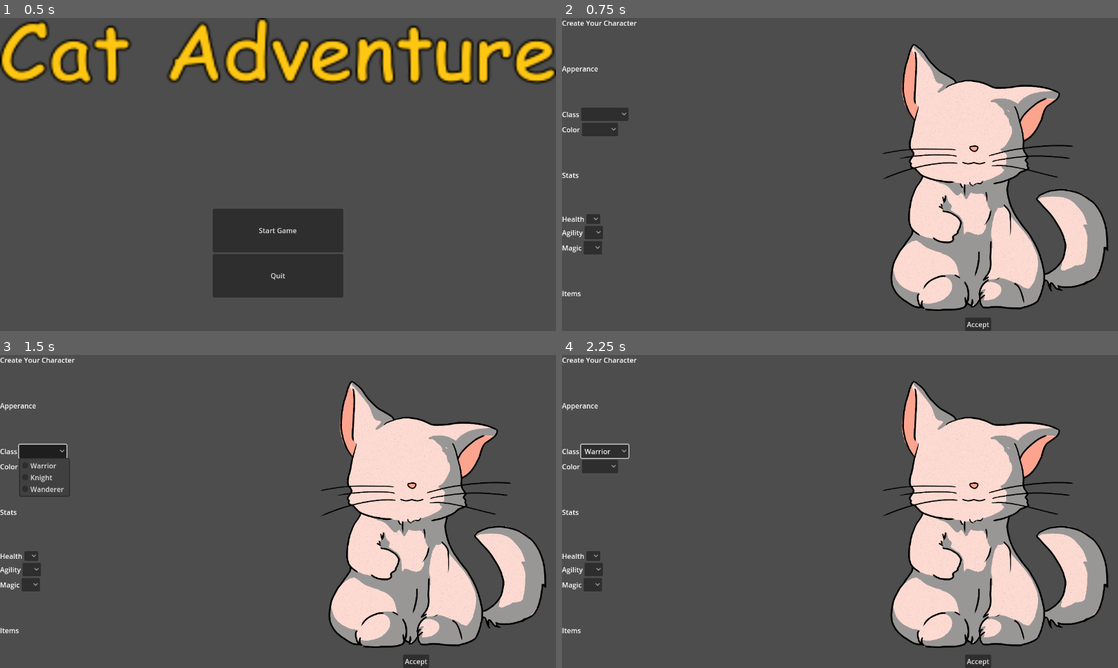
Above: before the commit, frames 1-4 (two rows, left to right).
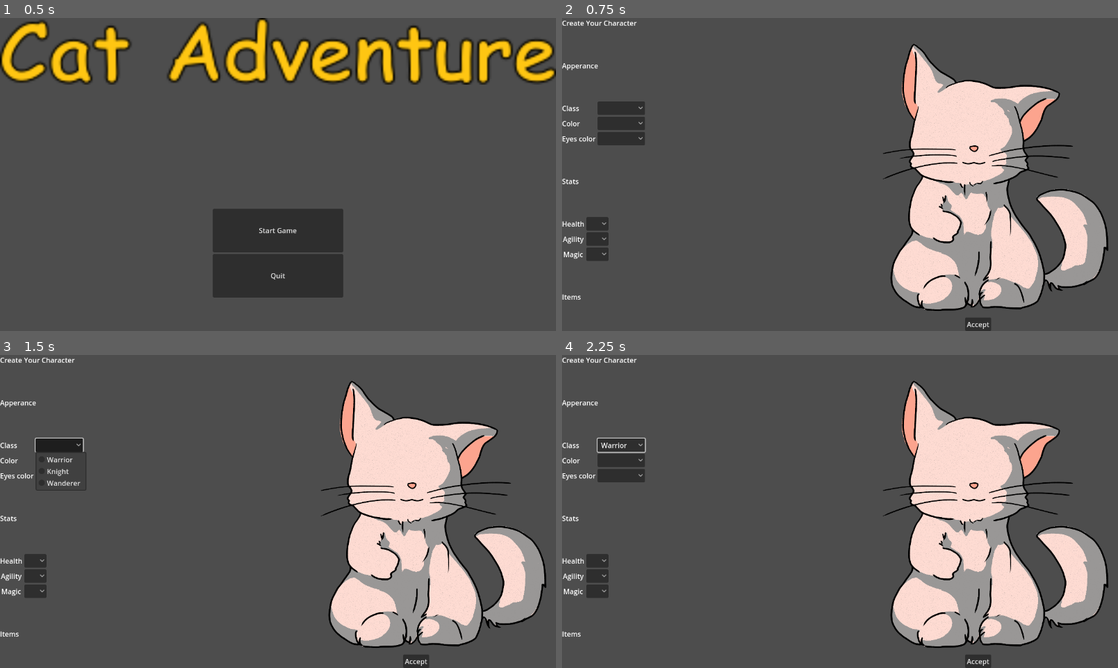
Above: after the commit, the same moments.

Repository: CommonParrot/MiniJam-Cat-Selection-Adventure
Game: Godot game, scene res://Screens/title_screen.tscn
Same seed, same stepped clock (60 frames per second), same inputs: the game is played once before the commit and once after it.
Inputs (mouse positions are in pixels of both pictures, inside the frame that each line leads up to):
- Up to frame 1 (0.5 s): no input
- Up to frame 2 (0.75 s): click "Start Game" at 0.5 s
- Up to frame 3 (1.5 s): click (44, 452) at 1.27 s
- Up to frame 4 (2.25 s): click (623, 461) at 2.02 s

Frame 1 is identical in both runs. In frame 2, 2.0% of the frame differs, in the area x 0-15%, y 14-90%; in frame 3, 1.8%; in frame 4, 2.1%, in the area x 0-16%, y 14-90%.

Commit message:
new items in menu

Diff:
--- a/Screens/character_selection_screen.tscn
+++ b/Screens/character_selection_screen.tscn
@@ -36,16 +36,16 @@
 text = "Apperance
 "
 
-[node name="Class" type="HBoxContainer" parent="VBoxContainer/HBoxContainer/left"]
-layout_mode = 2
-
-[node name="label_Class" type="Label" parent="VBoxContainer/HBoxContainer/left/Class"]
+[node name="Apperance_table" type="GridContainer" parent="VBoxContainer/HBoxContainer/left"]
+layout_mode = 2
+columns = 2
+
+[node name="Class" type="Label" parent="VBoxContainer/HBoxContainer/left/Apperance_table"]
 layout_mode = 2
 size_flags_vertical = 6
 text = "Class"
-horizontal_alignment = 1
-
-[node name="DynamicCatOptionButton" type="OptionButton" parent="VBoxContainer/HBoxContainer/left/Class"]
+
+[node name="DynamicCatOptionButton" type="OptionButton" parent="VBoxContainer/HBoxContainer/left/Apperance_table"]
 layout_mode = 2
 item_count = 3
 popup/item_0/text = "Warrior"
@@ -56,16 +56,12 @@
 popup/item_2/id = 2
 script = ExtResource("1_begdr")
 
-[node name="Color" type="HBoxContainer" parent="VBoxContainer/HBoxContainer/left"]
-layout_mode = 2
-
-[node name="label_Class" type="Label" parent="VBoxContainer/HBoxContainer/left/Color"]
+[node name="Color" type="Label" parent="VBoxContainer/HBoxContainer/left/Apperance_table"]
 layout_mode = 2
 size_flags_vertical = 6
 text = "Color"
-horizontal_alignment = 1
-
-[node name="DynamicCatOptionButton" type="OptionButton" parent="VBoxContainer/HBoxContainer/left/Color"]
+
+[node name="DynamicCatOptionButton2" type="OptionButton" parent="VBoxContainer/HBoxContainer/left/Apperance_table"]
 layout_mode = 2
 item_count = 3
 popup/item_0/text = "White"
@@ -76,64 +72,270 @@
 popup/item_2/id = 2
 script = ExtResource("1_begdr")
 
+[node name="Eyes_Color" type="Label" parent="VBoxContainer/HBoxContainer/left/Apperance_table"]
+layout_mode = 2
+size_flags_vertical = 6
+text = "Eyes color"
+
+[node name="DynamicCatOptionButton3" type="OptionButton" parent="VBoxContainer/HBoxContainer/left/Apperance_table"]
+layout_mode = 2
+item_count = 3
+popup/item_0/text = "White"
+popup/item_0/id = 0
+popup/item_1/text = "Black"
+popup/item_1/id = 1
+popup/item_2/text = "Brown"
+popup/item_2/id = 2
+script = ExtResource("1_begdr")
+popup/item_0/text = "White"
+popup/item_0/id = 0
+popup/item_1/text = "Black"
+popup/item_1/id = 1
+popup/item_2/text = "Brown"
+popup/item_2/id = 2
+
 [node name="Stats" type="Label" parent="VBoxContainer/HBoxContainer/left"]
 layout_mode = 2
 size_flags_vertical = 6
 text = "Stats
 "
 
-[node name="Health" type="HBoxContainer" parent="VBoxContainer/HBoxContainer/left"]
-layout_mode = 2
-
-[node name="label_Class" type="Label" parent="VBoxContainer/HBoxContainer/left/Health"]
+[node name="Stats_table" type="GridContainer" parent="VBoxContainer/HBoxContainer/left"]
+layout_mode = 2
+columns = 2
+
+[node name="Health" type="Label" parent="VBoxContainer/HBoxContainer/left/Stats_table"]
 layout_mode = 2
 size_flags_vertical = 6
 text = "Health"
 horizontal_alignment = 1
 
-[node name="DynamicCatOptionButton" type="OptionButton" parent="VBoxContainer/HBoxContainer/left/Health"]
-layout_mode = 2
-script = ExtResource("1_begdr")
-
-[node name="Agility" type="HBoxContainer" parent="VBoxContainer/HBoxContainer/left"]
-layout_mode = 2
-
-[node name="label_Class" type="Label" parent="VBoxContainer/HBoxContainer/left/Agility"]
+[node name="DynamicCatOptionButton4" type="OptionButton" parent="VBoxContainer/HBoxContainer/left/Stats_table"]
+layout_mode = 2
+item_count = 10
+popup/item_0/text = "1"
+popup/item_0/id = 0
+popup/item_1/text = "2"
+popup/item_1/id = 1
+popup/item_2/text = "3"
+popup/item_2/id = 2
+popup/item_3/text = "4"
+popup/item_3/id = 3
+popup/item_4/text = "5"
+popup/item_4/id = 4
+popup/item_5/text = "6"
+popup/item_5/id = 5
+popup/item_6/text = "7"
+popup/item_6/id = 6
+popup/item_7/text = "8"
+popup/item_7/id = 7
+popup/item_8/text = "9"
+popup/item_8/id = 8
+popup/item_9/text = "10"
+popup/item_9/id = 9
+script = ExtResource("1_begdr")
+popup/item_0/text = "1"
+popup/item_0/id = 0
+popup/item_1/text = "2"
+popup/item_1/id = 1
+popup/item_2/text = "3"
+popup/item_2/id = 2
+popup/item_3/text = "4"
+popup/item_3/id = 3
+popup/item_4/text = "5"
+popup/item_4/id = 4
+popup/item_5/text = "6"
+popup/item_5/id = 5
+popup/item_6/text = "7"
+popup/item_6/id = 6
+popup/item_7/text = "8"
+popup/item_7/id = 7
+popup/item_8/text = "9"
+popup/item_8/id = 8
+popup/item_9/text = "10"
+popup/item_9/id = 9
+popup/item_0/icon = null
+popup/item_0/disabled = false
+popup/item_0/separator = false
+popup/item_1/icon = null
+popup/item_1/disabled = false
+popup/item_1/separator = false
+popup/item_2/icon = null
+popup/item_2/disabled = false
+popup/item_2/separator = false
+popup/item_3/icon = null
+popup/item_3/disabled = false
+popup/item_3/separator = false
+popup/item_4/icon = null
+popup/item_4/disabled = false
+popup/item_4/separator = false
+popup/item_5/icon = null
+popup/item_5/disabled = false
+popup/item_5/separator = false
+popup/item_6/icon = null
+popup/item_6/disabled = false
+popup/item_6/separator = false
+popup/item_7/icon = null
+popup/item_7/disabled = false
+popup/item_7/separator = false
+popup/item_8/icon = null
+popup/item_8/disabled = false
+popup/item_8/separator = false
+
+[node name="Agility" type="Label" parent="VBoxContainer/HBoxContainer/left/Stats_table"]
 layout_mode = 2
 size_flags_vertical = 6
 text = "Agility"
 horizontal_alignment = 1
 
-[node name="DynamicCatOptionButton" type="OptionButton" parent="VBoxContainer/HBoxContainer/left/Agility"]
-layout_mode = 2
-item_count = 3
-popup/item_0/text = "2"
-popup/item_0/id = 0
-popup/item_1/text = "5"
-popup/item_1/id = 1
-popup/item_2/text = "7"
-popup/item_2/id = 2
-script = ExtResource("1_begdr")
-
-[node name="Magic" type="HBoxContainer" parent="VBoxContainer/HBoxContainer/left"]
-layout_mode = 2
-
-[node name="Label" type="Label" parent="VBoxContainer/HBoxContainer/left/Magic"]
+[node name="DynamicCatOptionButton5" type="OptionButton" parent="VBoxContainer/HBoxContainer/left/Stats_table"]
+layout_mode = 2
+item_count = 10
+popup/item_0/text = "1"
+popup/item_0/id = 0
+popup/item_1/text = "2"
+popup/item_1/id = 1
+popup/item_2/text = "3"
+popup/item_2/id = 2
+popup/item_3/text = "4"
+popup/item_3/id = 3
+popup/item_4/text = "5"
+popup/item_4/id = 4
+popup/item_5/text = "6"
+popup/item_5/id = 5
+popup/item_6/text = "7"
+popup/item_6/id = 6
+popup/item_7/text = "8"
+popup/item_7/id = 7
+popup/item_8/text = "9"
+popup/item_8/id = 8
+popup/item_9/text = "10"
+popup/item_9/id = 9
+script = ExtResource("1_begdr")
+popup/item_0/text = "1"
+popup/item_0/id = 0
+popup/item_1/text = "2"
+popup/item_1/id = 1
+popup/item_2/text = "3"
+popup/item_2/id = 2
+popup/item_3/text = "4"
+popup/item_3/id = 3
+popup/item_4/text = "5"
+popup/item_4/id = 4
+popup/item_5/text = "6"
+popup/item_5/id = 5
+popup/item_6/text = "7"
+popup/item_6/id = 6
+popup/item_7/text = "8"
+popup/item_7/id = 7
+popup/item_8/text = "9"
+popup/item_8/id = 8
+popup/item_9/text = "10"
+popup/item_9/id = 9
+popup/item_0/icon = null
+popup/item_0/disabled = false
+popup/item_0/separator = false
+popup/item_1/icon = null
+popup/item_1/disabled = false
+popup/item_1/separator = false
+popup/item_2/icon = null
+popup/item_2/disabled = false
+popup/item_2/separator = false
+popup/item_3/icon = null
+popup/item_3/disabled = false
+popup/item_3/separator = false
+popup/item_4/icon = null
+popup/item_4/disabled = false
+popup/item_4/separator = false
+popup/item_5/icon = null
+popup/item_5/disabled = false
+popup/item_5/separator = false
+popup/item_6/icon = null
+popup/item_6/disabled = false
+popup/item_6/separator = false
+popup/item_7/icon = null
+popup/item_7/disabled = false
+popup/item_7/separator = false
+popup/item_8/icon = null
+popup/item_8/disabled = false
+popup/item_8/separator = false
+
+[node name="Magic" type="Label" parent="VBoxContainer/HBoxContainer/left/Stats_table"]
 layout_mode = 2
 size_flags_vertical = 6
 text = "Magic"
 horizontal_alignment = 1
 
-[node name="DynamicCatOptionButton" type="OptionButton" parent="VBoxContainer/HBoxContainer/left/Magic"]
-layout_mode = 2
-item_count = 3
-popup/item_0/text = "2"
-popup/item_0/id = 0
-popup/item_1/text = "5"
-popup/item_1/id = 1
-popup/item_2/text = "7"
-popup/item_2/id = 2
-script = ExtResource("1_begdr")
+[node name="DynamicCatOptionButton3" type="OptionButton" parent="VBoxContainer/HBoxContainer/left/Stats_table"]
+layout_mode = 2
+item_count = 10
+popup/item_0/text = "1"
+popup/item_0/id = 0
+popup/item_1/text = "2"
+popup/item_1/id = 1
+popup/item_2/text = "3"
+popup/item_2/id = 2
+popup/item_3/text = "4"
+popup/item_3/id = 3
+popup/item_4/text = "5"
+popup/item_4/id = 4
+popup/item_5/text = "6"
+popup/item_5/id = 5
+popup/item_6/text = "7"
+popup/item_6/id = 6
+popup/item_7/text = "8"
+popup/item_7/id = 7
+popup/item_8/text = "9"
+popup/item_8/id = 8
+popup/item_9/text = "10"
+popup/item_9/id = 9
+script = ExtResource("1_begdr")
+popup/item_0/text = "1"
+popup/item_1/text = "2"
+popup/item_2/text = "3"
+popup/item_0/icon = null
+popup/item_0/id = 0
+popup/item_0/disabled = false
+popup/item_0/separator = false
+popup/item_1/icon = null
+popup/item_1/id = 1
+popup/item_1/disabled = false
+popup/item_1/separator = false
+popup/item_2/icon = null
+popup/item_2/id = 2
+popup/item_2/disabled = false
+popup/item_2/separator = false
+popup/item_3/text = "4"
+popup/item_3/icon = null
+popup/item_3/id = 3
+popup/item_3/disabled = false
+popup/item_3/separator = false
+popup/item_4/text = "5"
+popup/item_4/icon = null
+popup/item_4/id = 4
+popup/item_4/disabled = false
+popup/item_4/separator = false
+popup/item_5/text = "6"
+popup/item_5/icon = null
+popup/item_5/id = 5
+popup/item_5/disabled = false
+popup/item_5/separator = false
+popup/item_6/text = "7"
+popup/item_6/icon = null
+popup/item_6/id = 6
+popup/item_6/disabled = false
+popup/item_6/separator = false
+popup/item_7/text = "8"
+popup/item_7/icon = null
+popup/item_7/id = 7
+popup/item_7/disabled = false
+popup/item_7/separator = false
+popup/item_8/text = "9"
+popup/item_8/icon = null
+popup/item_8/id = 8
+popup/item_8/disabled = false
+popup/item_8/separator = false
+popup/item_9/text = "10"
 
 [node name="Items" type="Label" parent="VBoxContainer/HBoxContainer/left"]
 layout_mode = 2
